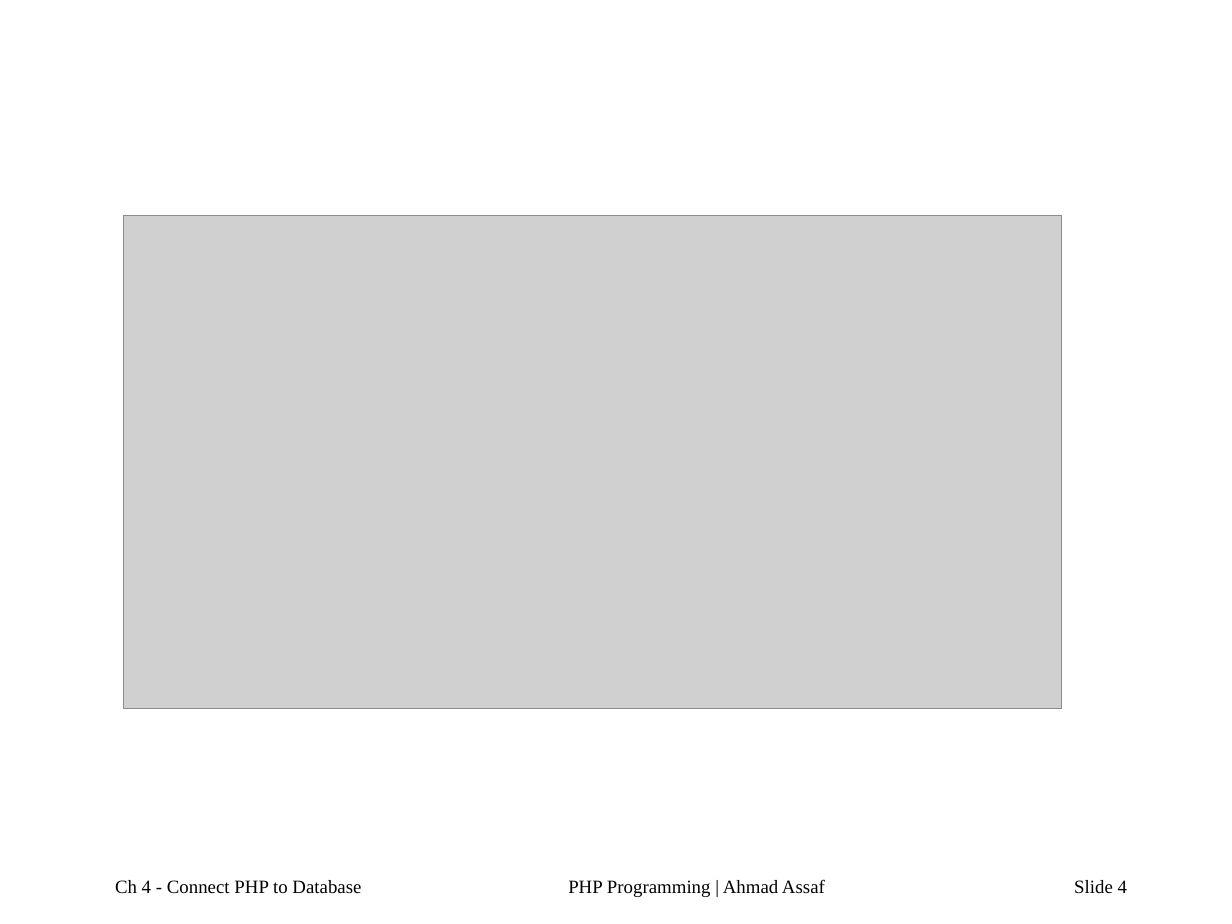
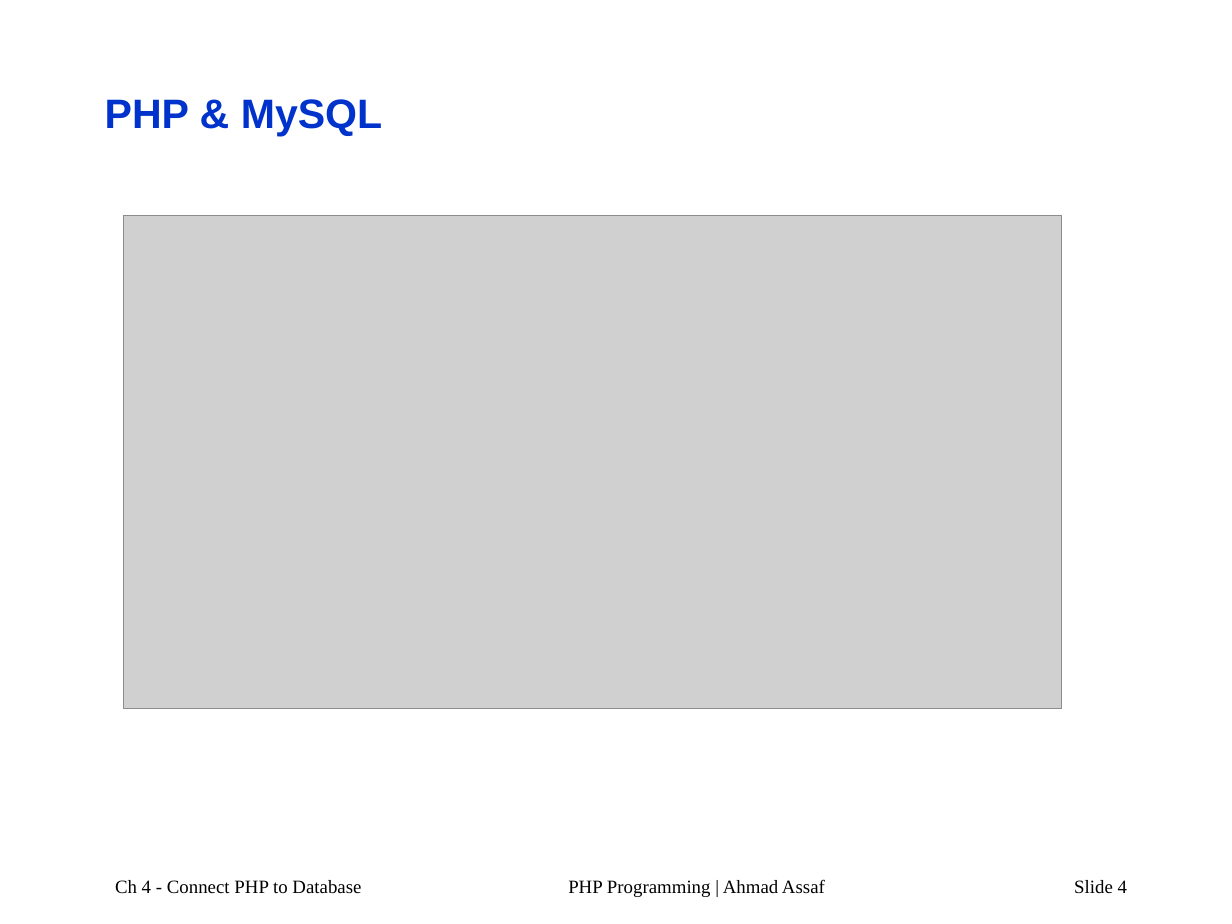
Before and after one commit to AhmadAssafCode/PHP2211, a slide deck: slide 4 of others/PHP-Ch4a.pptx. Drawn at 1232x924 pixels with LibreOffice and Linux fonts; fonts in the diff are those of the drawing; grey boxes stand for pictures. Boxes give left, top, right and bottom in pixels: in the first picture for what was removed or moved away, otherwise in the second. Text is boxed around its words. In the diff, an @@ line names an element or a change of style, - is before the commit and + after.

```diff
--- a/others/PHP-Ch4a.pptx
+++ b/others/PHP-Ch4a.pptx
@@ title added at bbox=[105, 99, 382, 136], 24 pt, text #0033CC, bold @@
+PHP & MySQL
```
Also in this commit, not shown: 7 other slides changed, 7 slides added, 2 other files.
